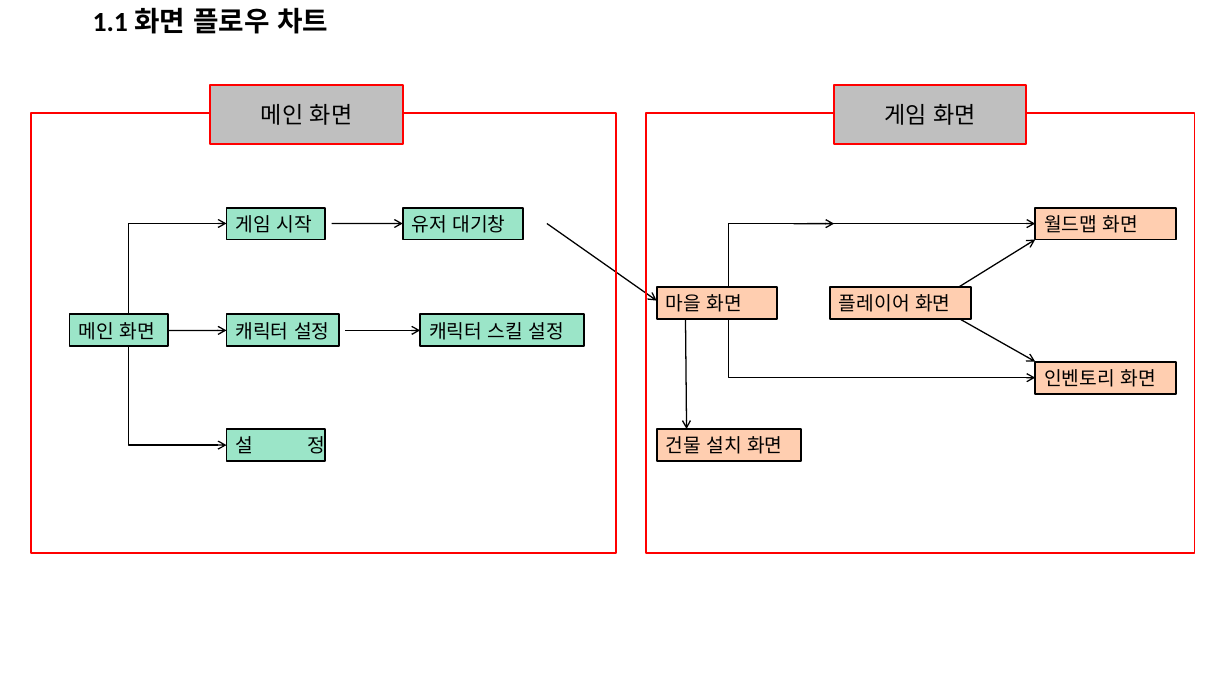
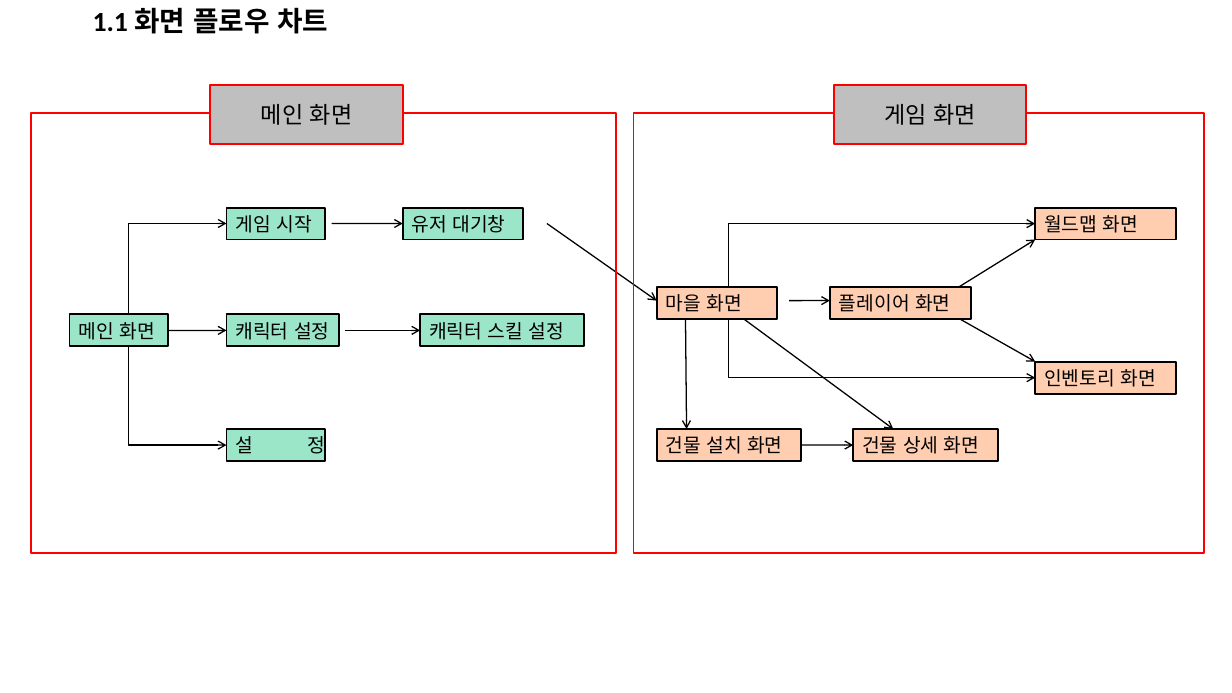
Before and after one commit to MinSeok0406/Project_RE, a slide deck: slide 5 of PROJECT_RE_UI배치도.pptx. Drawn at 1232x693 pixels with LibreOffice and Linux fonts; fonts in the diff are those of the drawing. Boxes give left, top, right and bottom in pixels: in the first picture for what was removed or moved away, otherwise in the second. Text is boxed around its words. In the diff, an @@ line names an element or a change of style, - is before the commit and + after.

Commit message:
게임화면 UI 작성

```diff
--- a/PROJECT_RE_UI배치도.pptx
+++ b/PROJECT_RE_UI배치도.pptx
@@ rectangle: place and size @@
-rectangle at (646,113,1195,554)
+rectangle at (634,113,1204,554)
@@ arrow added from (743, 319) to (894, 429), #000000 1 pt @@
@@ arrow moved from (794, 224) - (835, 224) to (789, 300) - (830, 300) @@
@@ arrow added from (801, 445) to (853, 445), #000000 1 pt @@
@@ rectangle added at (853,429,998,461), fill #FFCEB0, outline #000000 1.5 pt @@
@@ text added at (862,436,979,454), 15 pt, text #000000 @@
+건물 상세 화면
```
Also in this commit, not shown: 2 other slides changed, 5 slides added.
